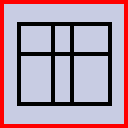
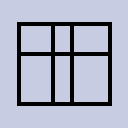
Revision of a layered 128px x 128px image; what changed, layer by layer:
hid "border" over left=0, top=0, right=128, bottom=128
